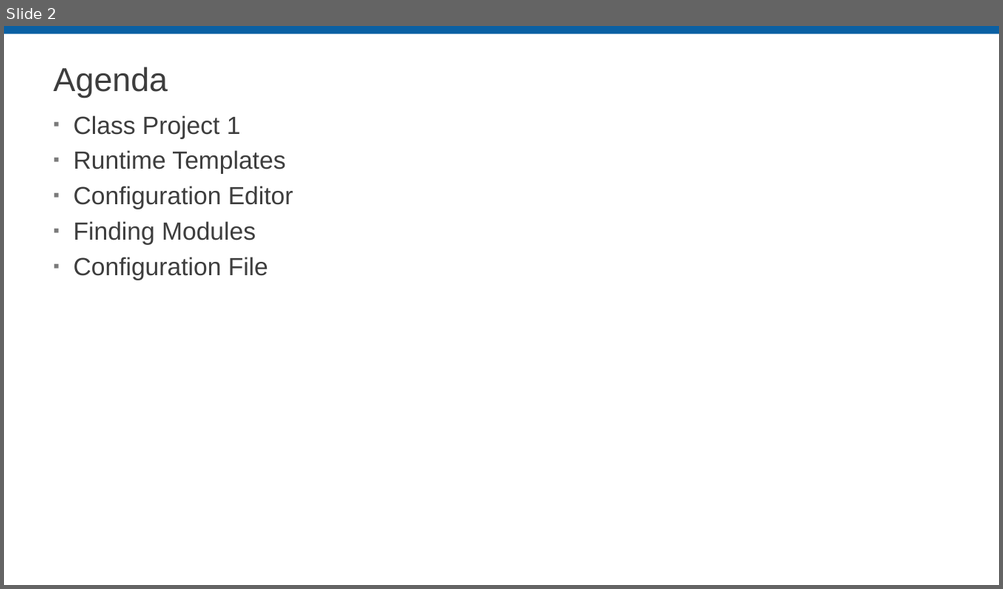
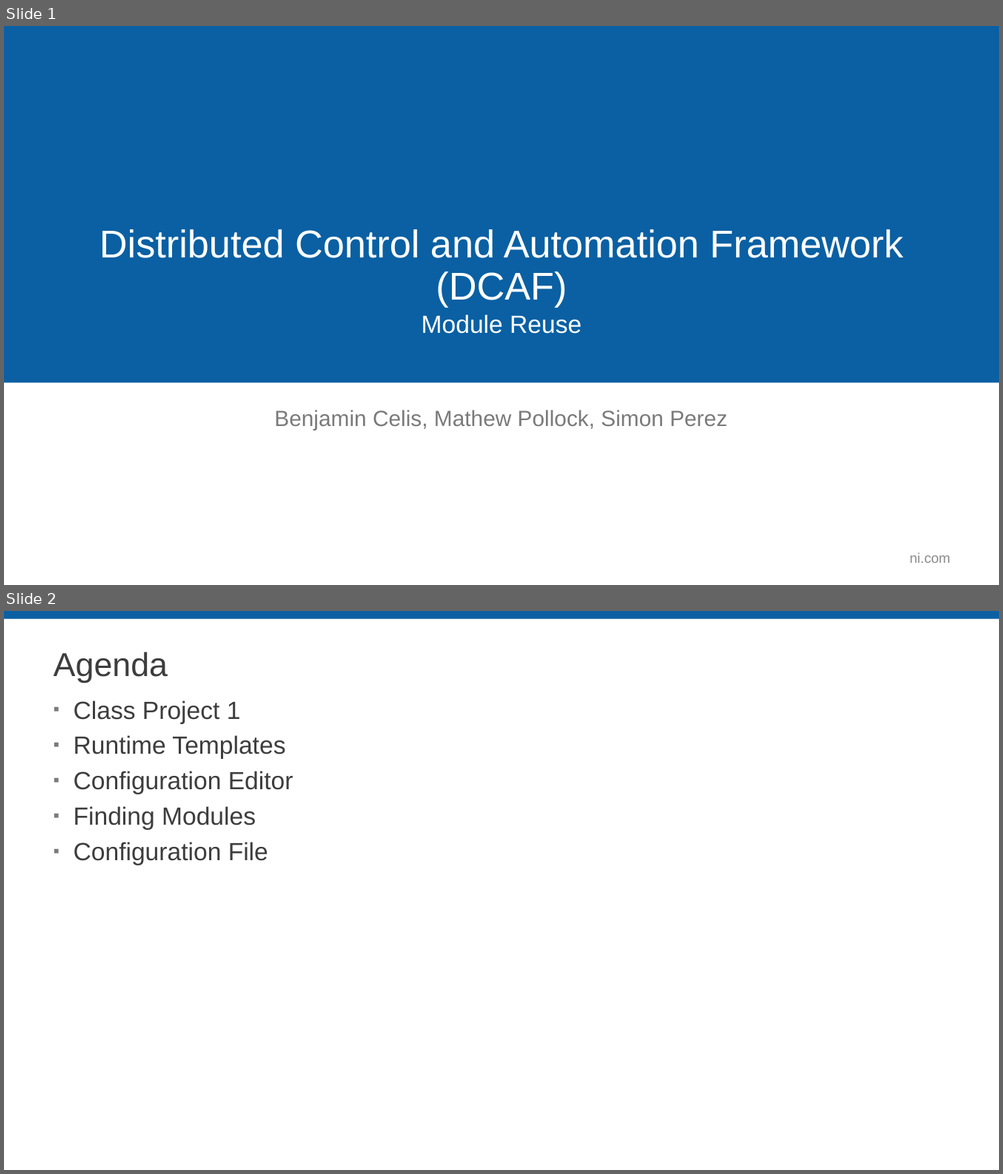
Before and after one commit to LabVIEW-DCAF/Documentation, a slide deck: Trunk/Getting Started Material/DCAF Training/5 Module Reuse.pptx. Shown one above the other, each under a label of ours: slide 2 before the commit, slides 1 and 2 after it. The pictures are 1003x589 and 1003x1174 pixels, drawn with LibreOffice and Linux fonts; fonts in the diff are those of the drawing; background and template pictures are left out. Boxes give left, top, right and bottom in pixels: in the first picture for what was removed or moved away, otherwise in the second. Text is boxed around its words. In the diff, an @@ line names an element or a change of style, - is before the commit and + after.

Commit message:
Formatting changes
Layout changes to the Module Reuse and Static Modules sections

```diff
--- a/Trunk/Getting Started Material/DCAF Training/5 Module Reuse.pptx
+++ b/Trunk/Getting Started Material/DCAF Training/5 Module Reuse.pptx
@@ slide 1 added at (4, 26, 999, 585), background #FFFFFF @@
@@ rectangle added at (4, 26, 999, 383), fill #0A60A3 @@
@@ title added at (99, 230, 902, 307), 37.3 pt, text #FFFFFF @@
+Distributed Control and Automation Framework (DCAF)
@@ subtitle added at (421, 315, 581, 334), 24 pt, text #FFFFFF @@
+Module Reuse
@@ text added at (274, 410, 727, 430), 21.3 pt, text #7A7A7A @@
+Benjamin Celis, Mathew Pollock, Simon Perez
@@ text added at (909, 553, 950, 563), 13.3 pt, text #8C8C8C @@
+ni.com
```
Also in this commit, not shown: 5 slides changed, 1 slide removed, 1 other file.
